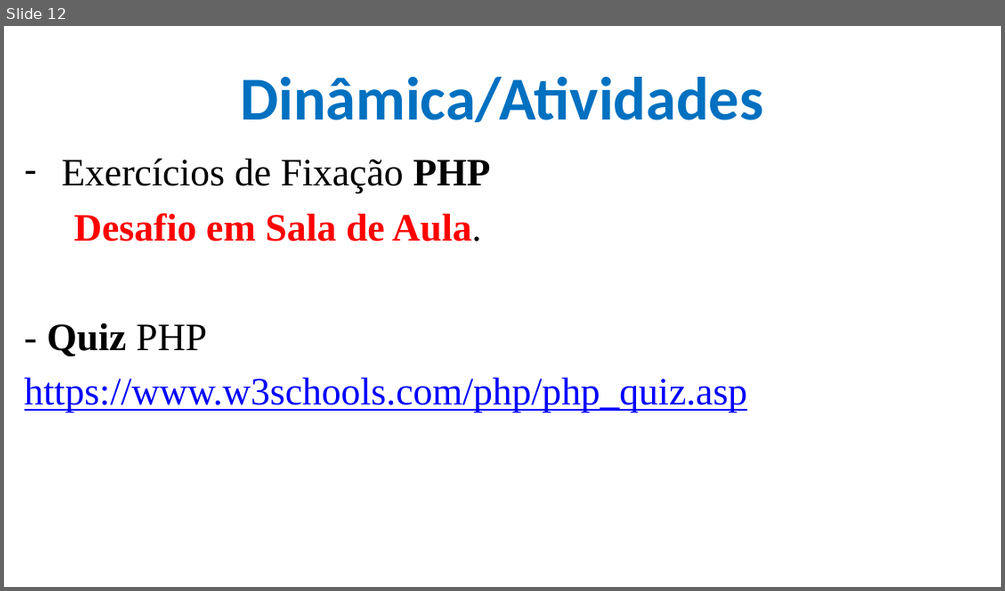
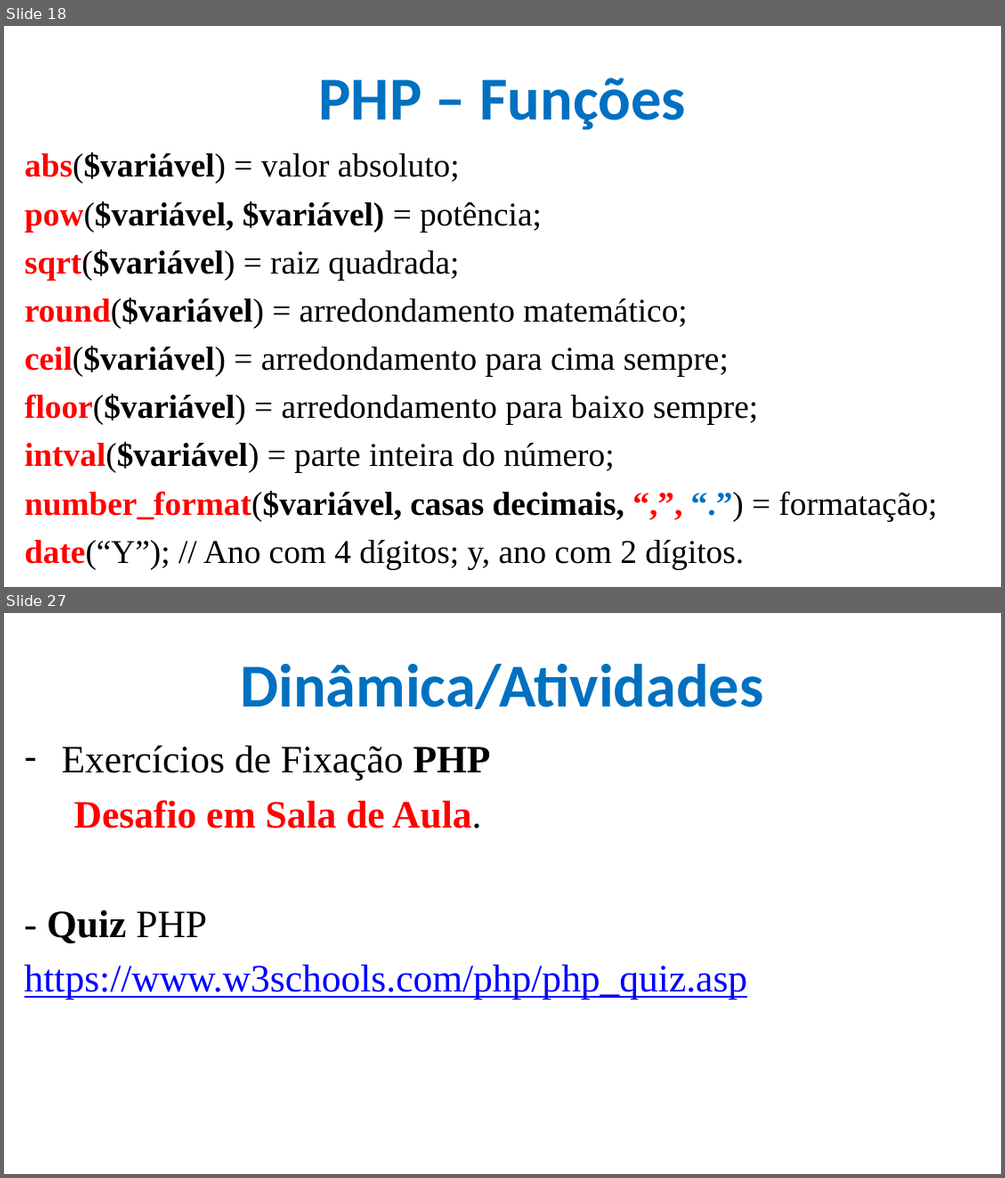
Before and after one commit to CloudEducationBrazil/WydenDesenvolvimentoWebPHP, a slide deck: 01 Classes/Aula 11 e 12 Desenvolvimento Web PHP - PHP.pptx. Shown one above the other, each under a label of ours: slide 12 before the commit, slides 18 and 27 after it; the slides between them are not shown. The pictures are 1005x591 and 1005x1178 pixels, drawn with LibreOffice and Linux fonts; fonts in the diff are those of the drawing; background and template pictures are left out. Boxes give left, top, right and bottom in pixels: in the first picture for what was removed or moved away, otherwise in the second. Text is boxed around its words. In the diff, an @@ line names an element or a change of style, - is before the commit and + after.

```diff
--- a/01 Classes/Aula 11 e 12 Desenvolvimento Web PHP - PHP.pptx
+++ b/01 Classes/Aula 11 e 12 Desenvolvimento Web PHP - PHP.pptx
@@ slide 18 added at (x1=4, y1=26, x2=1001, y2=587), background picture (left out) @@
@@ title added at (x1=318, y1=78, x2=685, y2=130), 44 pt, text #0070C0, bold @@
+PHP – Funções
@@ text added at (x1=24, y1=152, x2=937, y2=569), 24 pt, text #000000 @@
+abs($variável) = valor absoluto;
+pow($variável, $variável) = potência;
+sqrt($variável) = raiz quadrada;
+round($variável) = arredondamento matemático;
+ceil($variável) = arredondamento para cima sempre;
+floor($variável) = arredondamento para baixo sempre;
+intval($variável) = parte inteira do número;
+number_format($variável, casas decimais, “,”, “.”) = formatação;
+date(“Y”); // Ano com 4 dígitos; y, ano com 2 dígitos.
@@ what was slide 12 is now slide 27 @@
```
Also in this commit, not shown: 10 slides changed, 14 other slides added, 1 other file.
